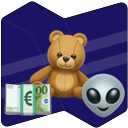
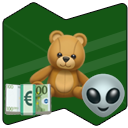
Layer changes from the first (128, 128) image to the second:
removed layer "Logo NWD" over [1, 1, 128, 128]
added group "NetWorkedDatas Logo" with 6 layers over [3, 3, 127, 125]
added layer "White" (20%) in group "NetWorkedDatas Logo" over [4, 23, 126, 105]
added layer "background Colored green" in group "NetWorkedDatas Logo" over [3, 3, 127, 125]
